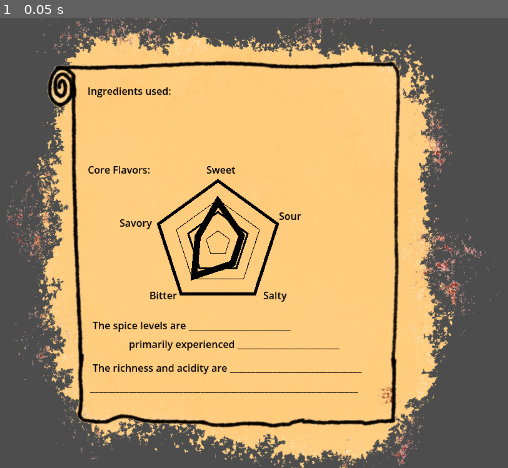
Above: before the commit, frame 1.
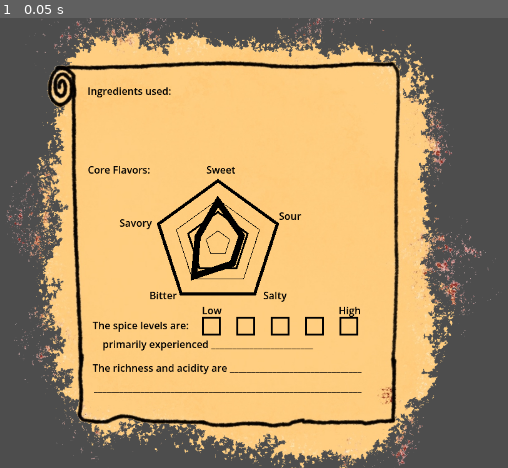
Above: after the commit, the same moment.

Repository: AgreeableDeerGames/GoodSoup
Game: Godot game, scene res://Scenes/flavor_report.tscn
The game is run twice, just before and just after one commit, with the same random seed, the same clock (stepped at 60 frames per second) and the same inputs. This scene is started directly instead of the project's main scene.
Inputs:
- Up to frame 1 (0.05 s): no input

The runs differ from the first frame. In frame 1, 0.9% of the frame differs, in the area x 17-72%, y 64-84%.

Commit message:
added some checkboxes. There will be more

Diff:
--- /dev/null
+++ b/Assets/checkbox.tres
@@ -0,0 +1,9 @@
+[gd_resource type="StyleBoxFlat" format=3 uid="uid://c1ffhuf2eiper"]
+
+[resource]
+bg_color = Color(0, 0, 0, 0)
+border_width_left = 3
+border_width_top = 3
+border_width_right = 3
+border_width_bottom = 3
+border_color = Color(0, 0, 0, 1)
--- a/Scenes/flavor_report.tscn
+++ b/Scenes/flavor_report.tscn
@@ -3,6 +3,7 @@
 [ext_resource type="Texture2D" uid="uid://c5avl70qvgues" path="res://Assets/parchment.png" id="1_b5ke7"]
 [ext_resource type="Script" uid="uid://cligny2xyq5jl" path="res://Scripts/flavor_report.gd" id="1_vji58"]
 [ext_resource type="Script" uid="uid://mv8g3k23j761" path="res://Scripts/flavor_data.gd" id="3_gq7h2"]
+[ext_resource type="StyleBox" uid="uid://c1ffhuf2eiper" path="res://Assets/checkbox.tres" id="4_gq7h2"]
 
 [node name="FlavorReport" type="Node2D" unique_id=522384576]
 script = ExtResource("1_vji58")
@@ -93,16 +94,60 @@
 offset_right = 325.0
 offset_bottom = 398.0
 theme_override_colors/font_color = Color(0, 0, 0, 1)
-text = "The spice levels are ________________________"
+text = "The spice levels are: "
 
 [node name="Spice2" type="Label" parent="CanvasGroup/Spice" unique_id=330512180]
 layout_mode = 0
-offset_left = 58.0
+offset_left = 16.0
 offset_top = 30.0
-offset_right = 375.0
+offset_right = 353.0
 offset_bottom = 53.0
 theme_override_colors/font_color = Color(0, 0, 0, 1)
 text = "primarily experienced ________________________"
+
+[node name="Spice3" type="Label" parent="CanvasGroup/Spice" unique_id=1385809918]
+layout_mode = 0
+offset_left = 175.0
+offset_top = -24.0
+offset_right = 492.0
+offset_bottom = -1.0
+theme_override_colors/font_color = Color(0, 0, 0, 1)
+text = "Low                                             High"
+
+[node name="Panel" type="Panel" parent="CanvasGroup/Spice/Spice3" unique_id=1194036492]
+layout_mode = 0
+offset_top = 22.0
+offset_right = 30.0
+offset_bottom = 52.0
+theme_override_styles/panel = ExtResource("4_gq7h2")
+
+[node name="Panel" type="Panel" parent="CanvasGroup/Spice/Spice3/Panel" unique_id=1413777733]
+layout_mode = 0
+offset_left = 55.0
+offset_right = 85.0
+offset_bottom = 30.0
+theme_override_styles/panel = ExtResource("4_gq7h2")
+
+[node name="Panel" type="Panel" parent="CanvasGroup/Spice/Spice3/Panel/Panel" unique_id=1597831505]
+layout_mode = 0
+offset_left = 55.0
+offset_right = 85.0
+offset_bottom = 30.0
+theme_override_styles/panel = ExtResource("4_gq7h2")
+
+[node name="Panel" type="Panel" parent="CanvasGroup/Spice/Spice3/Panel/Panel/Panel" unique_id=1047719958]
+layout_mode = 0
+offset_left = 55.0
+offset_right = 85.0
+offset_bottom = 30.0
+theme_override_styles/panel = ExtResource("4_gq7h2")
+
+[node name="Panel" type="Panel" parent="CanvasGroup/Spice/Spice3/Panel/Panel/Panel/Panel" unique_id=569101413]
+layout_mode = 0
+offset_left = 55.0
+offset_right = 85.0
+offset_bottom = 30.0
+theme_override_styles/panel = ExtResource("4_gq7h2")
 
 [node name="RichnessAcidity" type="Label" parent="CanvasGroup" unique_id=1746218790]
 offset_left = 8.0
@@ -114,9 +159,9 @@
 
 [node name="RichnessAcidity2" type="Label" parent="CanvasGroup/RichnessAcidity" unique_id=1486597707]
 layout_mode = 0
-offset_left = -4.0
+offset_left = 2.0
 offset_top = 32.0
-offset_right = 425.0
+offset_right = 431.0
 offset_bottom = 55.0
 theme_override_colors/font_color = Color(0, 0, 0, 1)
 text = "_______________________________________________________________"
